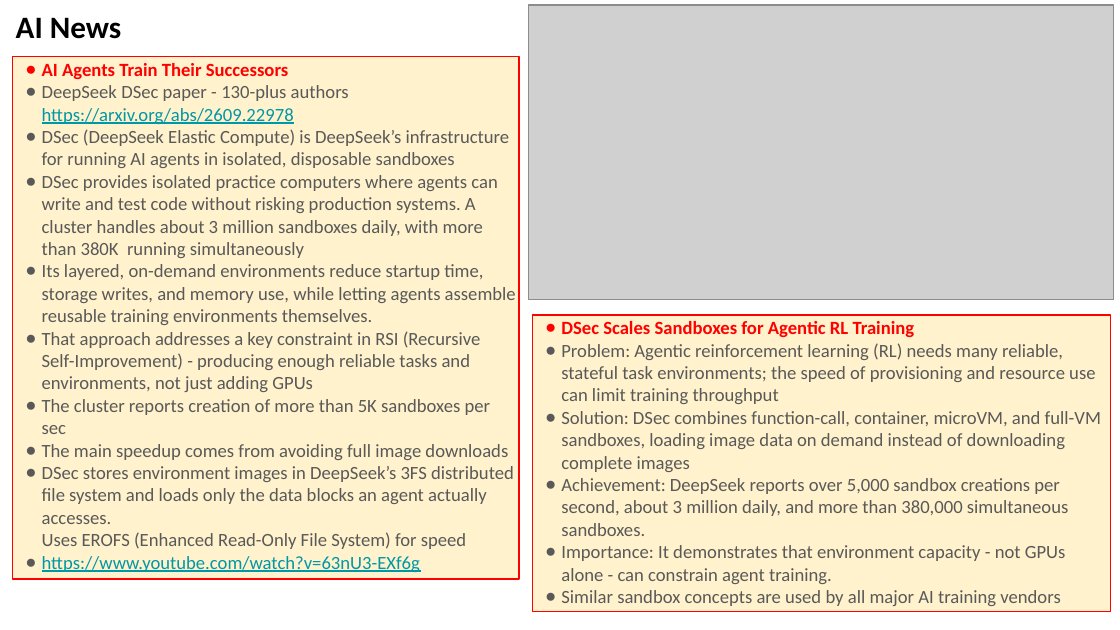
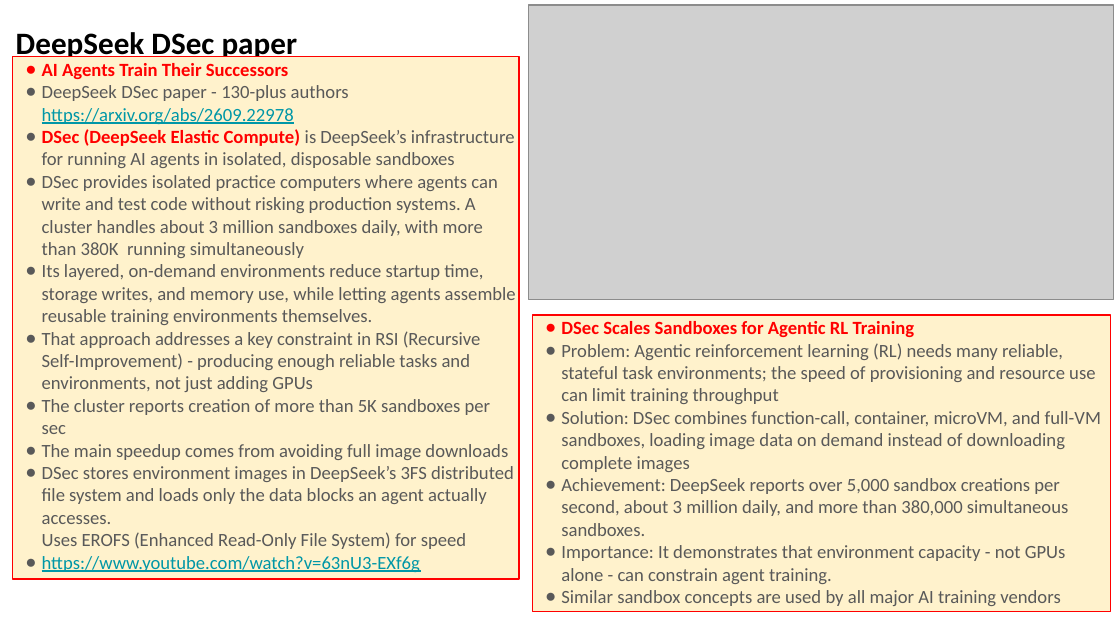
Before and after one commit to lselector/seminar, a slide deck: slide 5 of 2026/2026-10-02-AI-News.pptx. Drawn at 1120x630 pixels with LibreOffice and Linux fonts; fonts in the diff are those of the drawing; grey boxes stand for pictures. Boxes give left, top, right and bottom in pixels: in the first picture for what was removed or moved away, otherwise in the second. Text is boxed around its words. In the diff, an @@ line names an element or a change of style, - is before the commit and + after.

```diff
--- a/2026/2026-10-02-AI-News.pptx
+++ b/2026/2026-10-02-AI-News.pptx
@@ text removed at (16, 17, 122, 39) @@
-AI News
@@ text added at (16, 32, 298, 62), 20 pt, text #000000, bold @@
+DeepSeek DSec paper
@@ text in rectangle at (42, 129, 515, 168): text colour #595959 to #FF0000, bold on in "DSec (DeepSeek Elastic Compute)" @@
```
Also in this commit, not shown: 9 other slides changed, 6 slides added.
